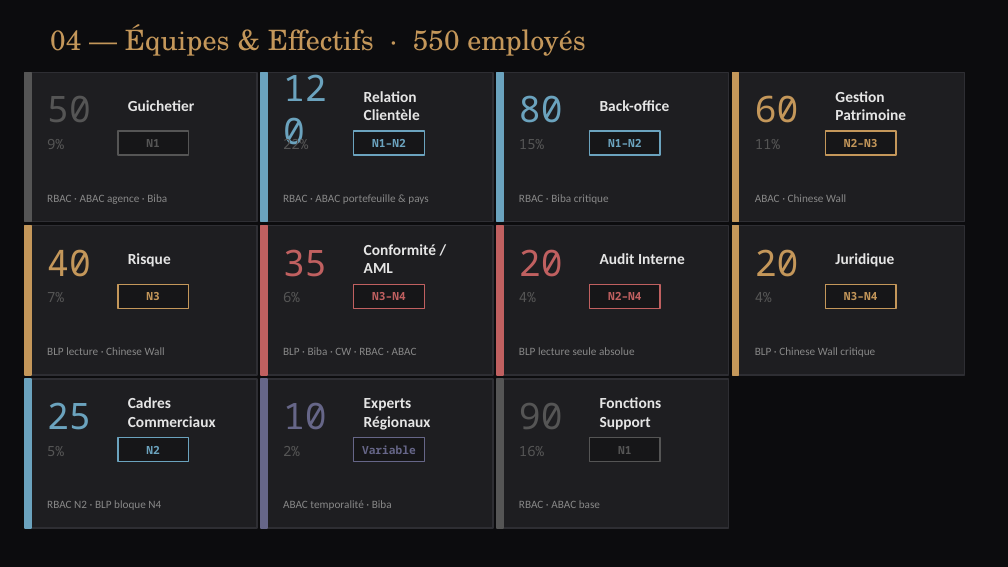
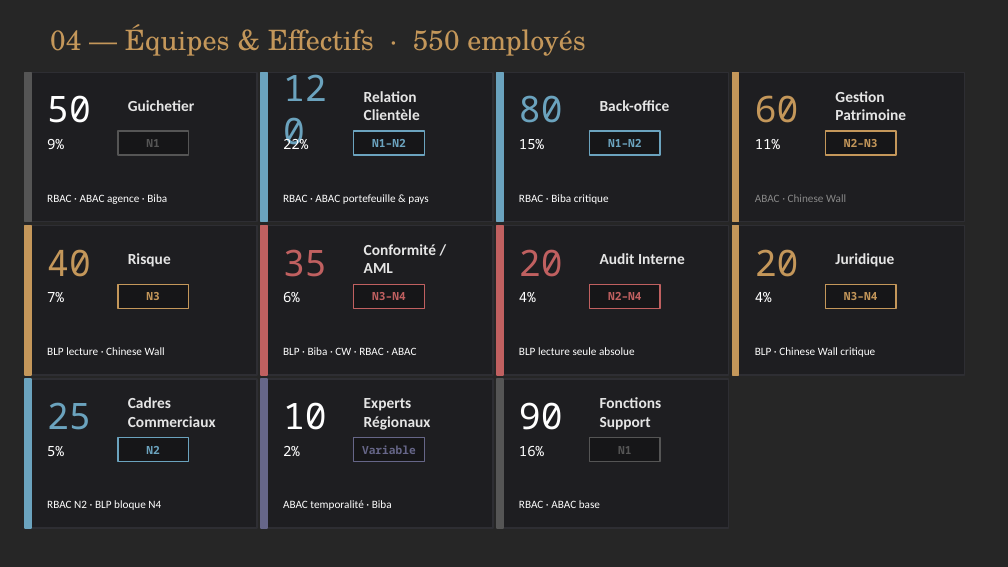
Before and after one commit to AchrafHasnaoui31/access-controle-system-for-an-internationale-bank-, a slide deck: slide 5 of banque_controle_acces.pptx. Drawn at 1008x567 pixels with LibreOffice and Linux fonts; fonts in the diff are those of the drawing. Boxes give left, top, right and bottom in pixels: in the first picture for what was removed or moved away, otherwise in the second. Text is boxed around its words. In the diff, an @@ line names an element or a change of style, - is before the commit and + after.

```diff
--- a/banque_controle_acces.pptx
+++ b/banque_controle_acces.pptx
@@ background #0C0C0E to #262626 @@
@@ text "10" at (283,402,327,430): text colour #666688 to #FFFFFF @@
@@ text colour #555555 to #FFFFFF in 13 elements at (47,95,91,123), (47,139,64,149), (283,136,308,149), (519,139,544,149), (755,139,780,149), (47,292,64,302), (283,292,300,302), (519,292,536,302), (755,292,772,302), (47,446,64,456), (283,446,300,456), (519,402,563,430), (519,446,544,456) @@
@@ text colour #888888 to #FFFFFF in 10 elements at (47,194,167,204), (283,194,428,204), (519,194,609,204), (47,347,165,355), (283,347,417,355), (519,347,635,355), (755,347,875,357), (47,500,161,510), (283,500,392,510), (519,500,600,508) @@
```
Also in this commit, not shown: 10 other slides changed.
